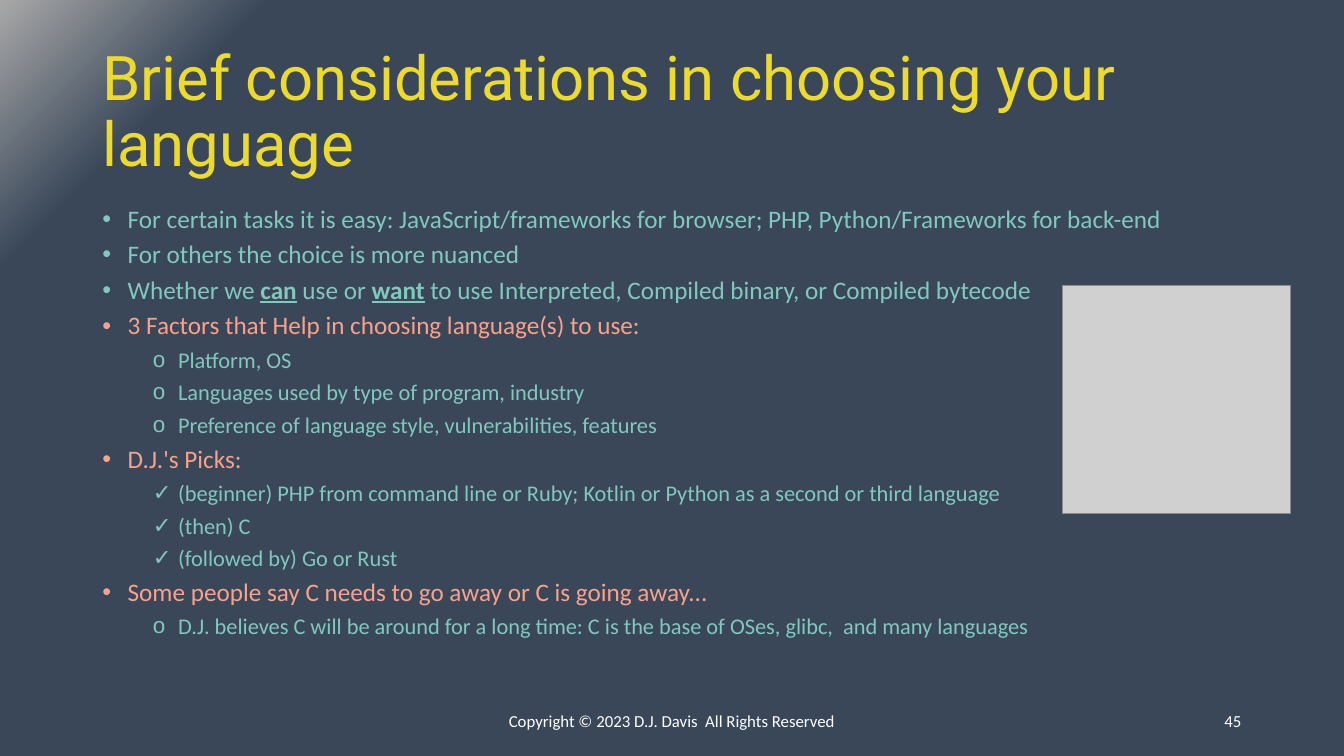
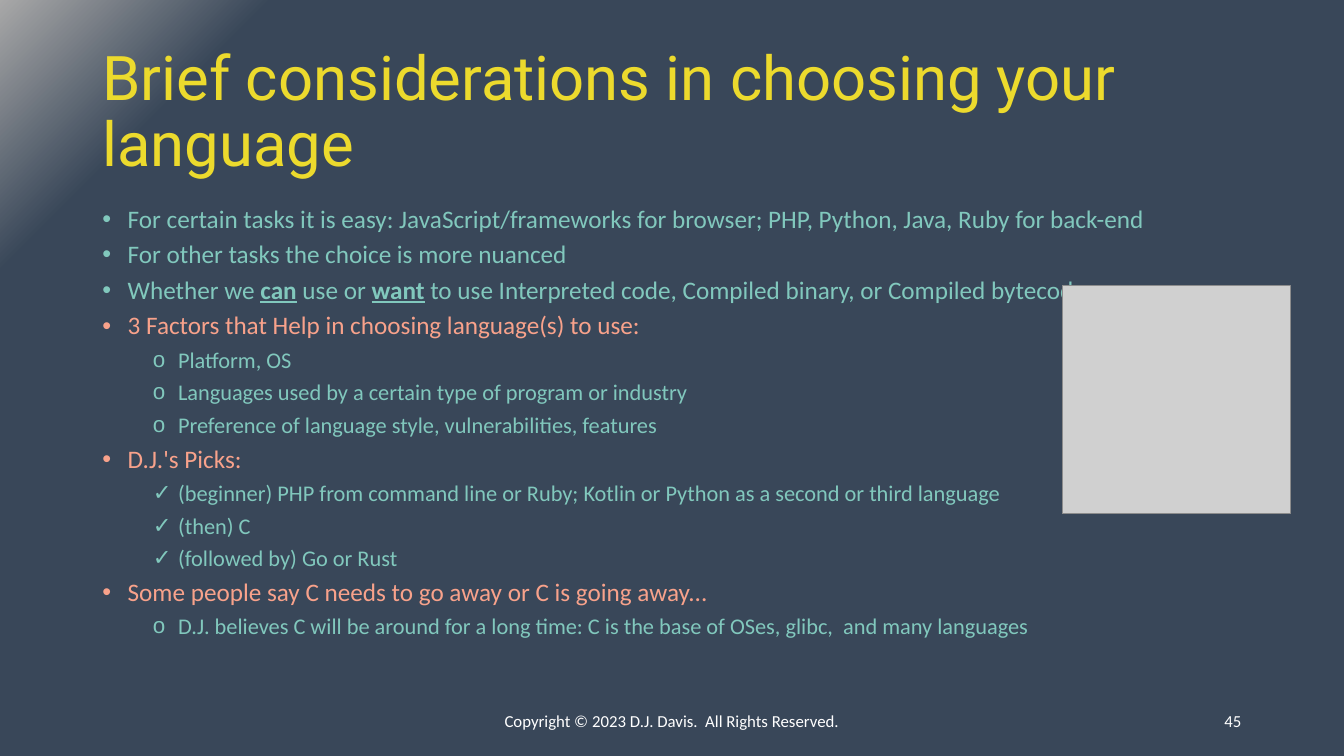
Before and after one commit to ipv3/DC31-BIC, a slide deck: slide 45 of Presentation.pptx. Drawn at 1344x756 pixels with LibreOffice and Linux fonts; fonts in the diff are those of the drawing; grey boxes stand for pictures. Boxes give left, top, right and bottom in pixels: in the first picture for what was removed or moved away, otherwise in the second. Text is boxed around its words. In the diff, an @@ line names an element or a change of style, - is before the commit and + after.

```diff
--- a/Presentation.pptx
+++ b/Presentation.pptx
@@ text at (128, 210, 1143, 305): text changed @@
-• For certain tasks it is easy: JavaScript/frameworks for browser; PHP, Python/Frameworks for back-end
-• For others the choice is more nuanced
-• Whether we can use or want to use Interpreted, Compiled binary, or Compiled bytecode
+• For certain tasks it is easy: JavaScript/frameworks for browser; PHP, Python, Java, Ruby for back-end
+• For other tasks the choice is more nuanced
+• Whether we can use or want to use Interpreted code, Compiled binary, or Compiled bytecode
@@ text at (178, 384, 687, 404): text changed @@
-  o Languages used by type of program, industry
+  o Languages used by a certain type of program or industry
@@ text at (505, 715, 839, 730): text changed @@
-Copyright © 2023 D.J. Davis All Rights Reserved
+Copyright © 2023 D.J. Davis. All Rights Reserved.
```
Also in this commit, not shown: 51 other slides changed, 1 slide added, 1 slide removed, 1 other file.
